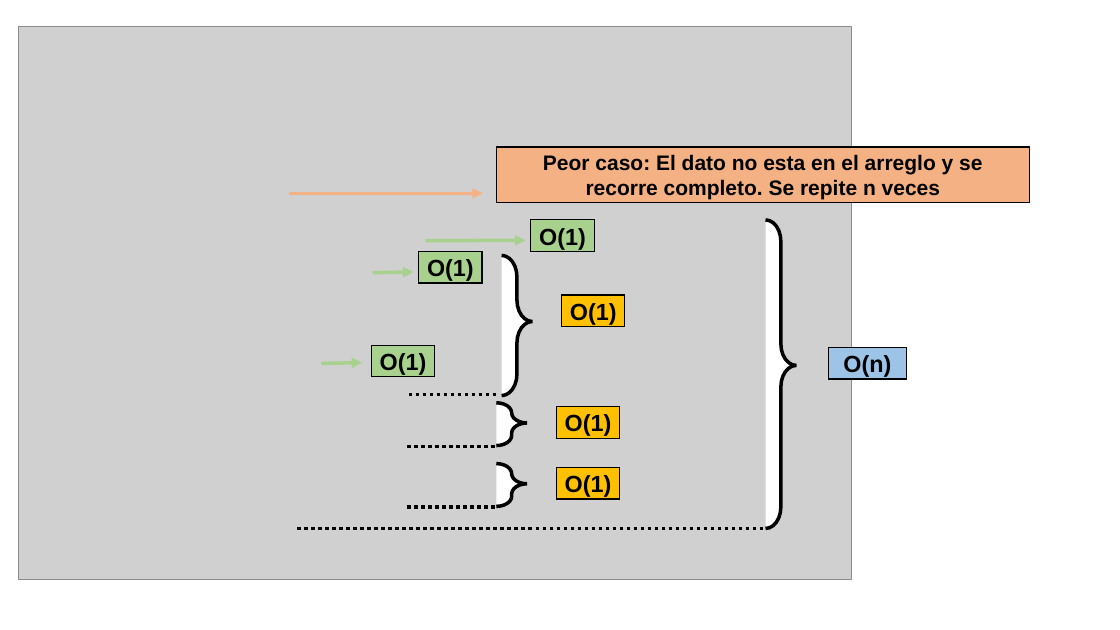
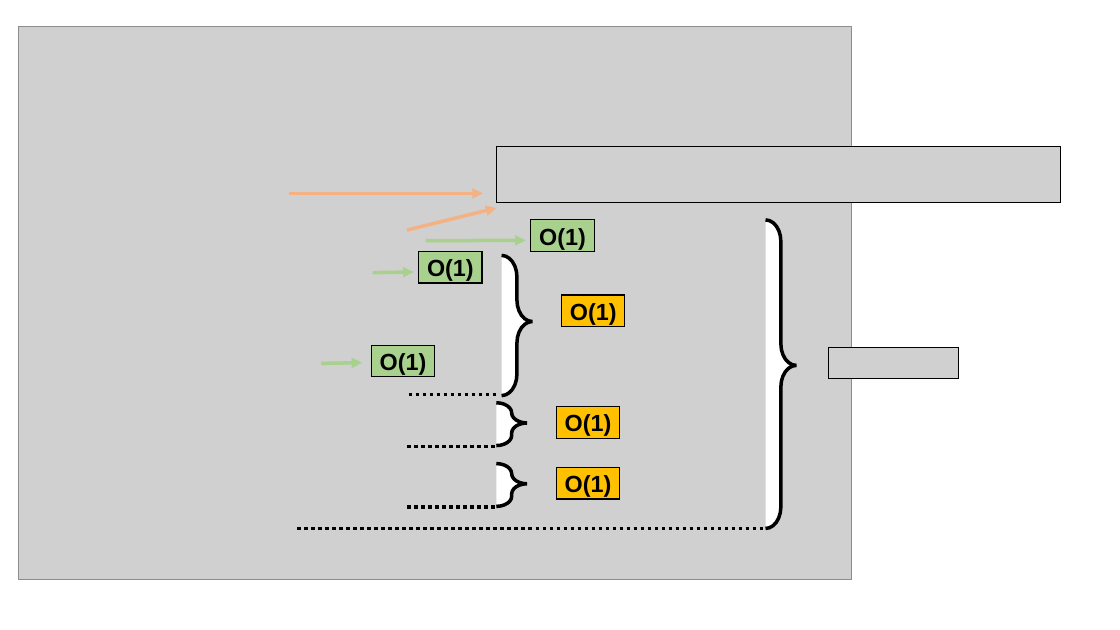
Before and after one commit to brokenerk/Analisis-Algoritmos, a slide deck: slide 2 of Practica2/AnalisisCotas.pptx. Drawn at 1120x630 pixels with LibreOffice and Linux fonts; fonts in the diff are those of the drawing; grey boxes stand for pictures. Boxes give left, top, right and bottom in pixels: in the first picture for what was removed or moved away, otherwise in the second. Text is boxed around its words. In the diff, an @@ line names an element or a change of style, - is before the commit and + after.

```diff
--- a/Practica2/AnalisisCotas.pptx
+++ b/Practica2/AnalisisCotas.pptx
@@ rectangle removed at bbox=[497, 147, 1030, 202] @@
-Peor caso: El dato no esta en el arreglo y se recorre completo. Se repite n veces
@@ picture added at bbox=[497, 147, 1060, 202] @@
@@ arrow added from (408, 230) to (497, 208), #F4B183 3 pt @@
@@ rectangle removed at bbox=[829, 348, 907, 380] @@
-O(n)
@@ picture added at bbox=[829, 348, 959, 380] @@
```
Also in this commit, not shown: 1 other file.
